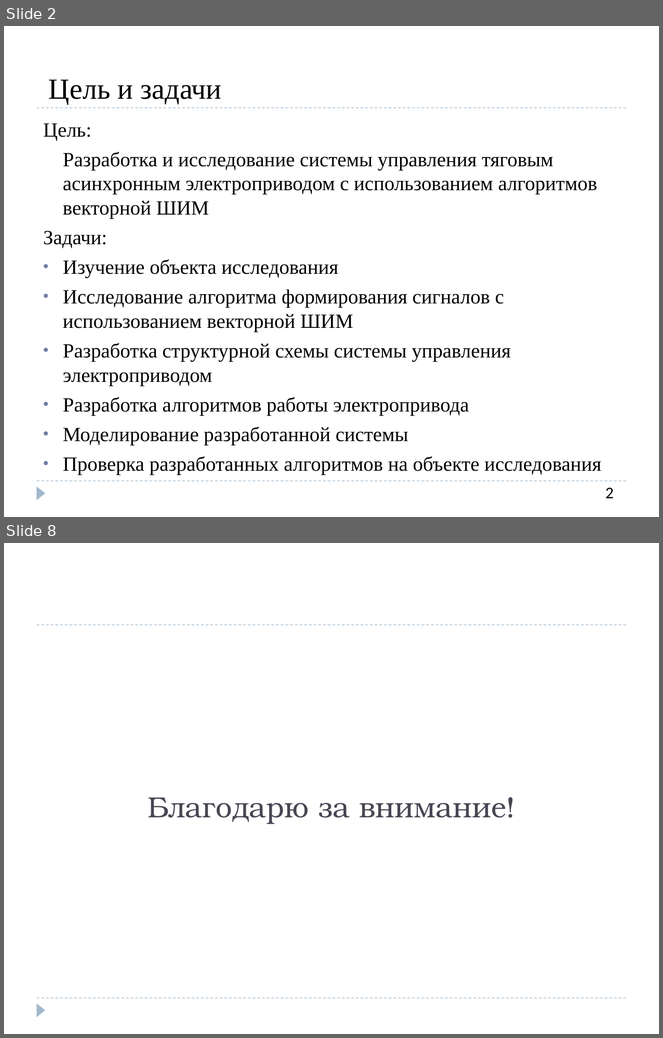
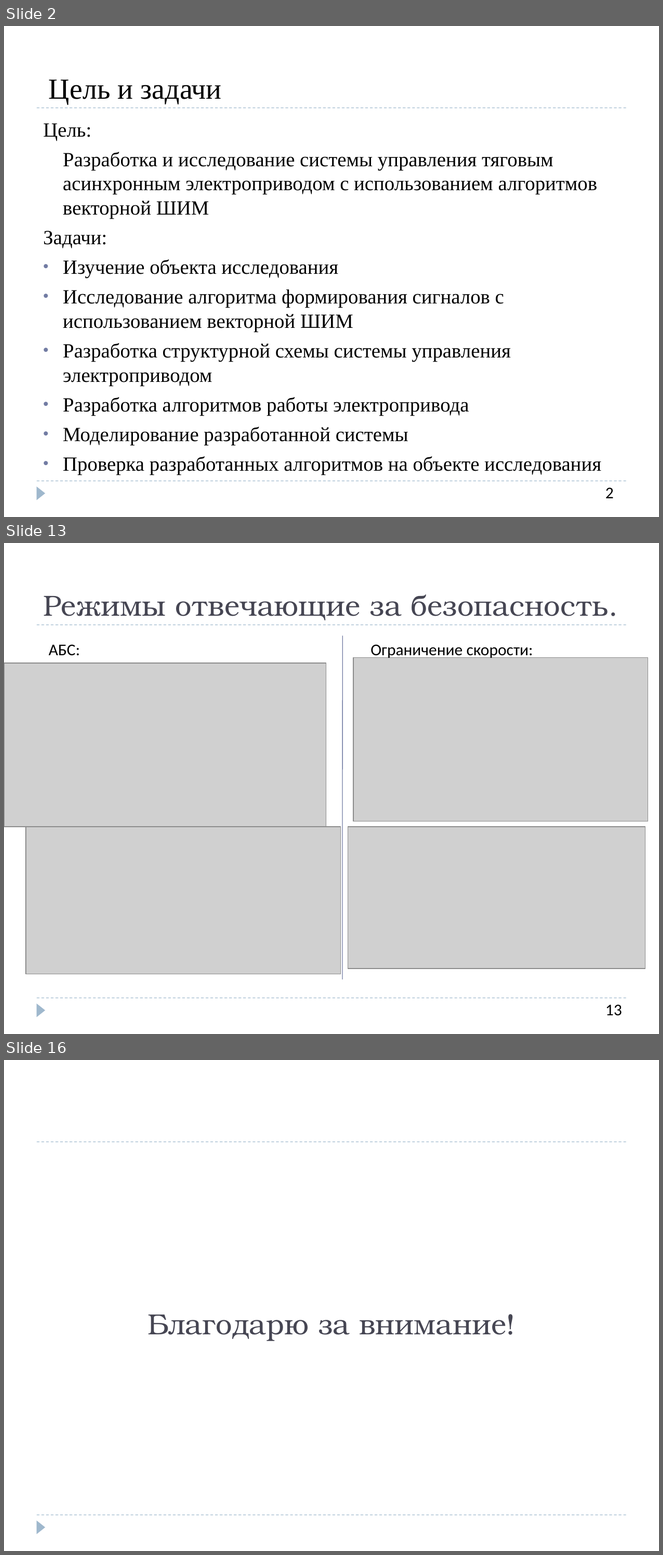
Before and after one commit to SozonovAA/dissertation, a slide deck: Конечный вариант/СозоновА.А._5404_Презентация к диплому.pptx. Shown one above the other, each under a label of ours: slides 2 and 8 before the commit, slides 2, 13 and 16 after it; the slides between them are not shown. The pictures are 663x1038 and 663x1555 pixels, drawn with LibreOffice and Linux fonts; fonts in the diff are those of the drawing; grey boxes stand for pictures. Boxes give left, top, right and bottom in pixels: in the first picture for what was removed or moved away, otherwise in the second. Text is boxed around its words. In the diff, an @@ line names an element or a change of style, - is before the commit and + after.

```diff
--- a/Конечный вариант/СозоновА.А._5404_Презентация к диплому.pptx
+++ b/Конечный вариант/СозоновА.А._5404_Презентация к диплому.pptx
@@ slide 13 added at [4,543,659,1034], background #FFFFFF; not listed: 3 template elements that a slide beside it also shows @@
@@ title added at [43,594,609,620], 32 pt, text #464653 @@
+Режимы отвечающие за безопасность.
@@ line added from (343, 636) to (343, 980), #727CA3 0.75 pt @@
@@ text added at [49,644,80,656], 18 pt, text #000000 @@
+АБС:
@@ text added at [371,644,533,659], 18 pt, text #000000 @@
+Ограничение скорости:
@@ picture added at [4,663,326,827] @@
@@ picture added at [353,657,648,822] @@
@@ picture added at [26,827,341,974] @@
@@ picture added at [348,827,646,969] @@
@@ text added at [606,1005,622,1016], 18 pt, text #000000 @@
+13
@@ what was slide 8 is now slide 16 @@
```
Also in this commit, not shown: 5 slides changed, 7 other slides added, 1 other file.
